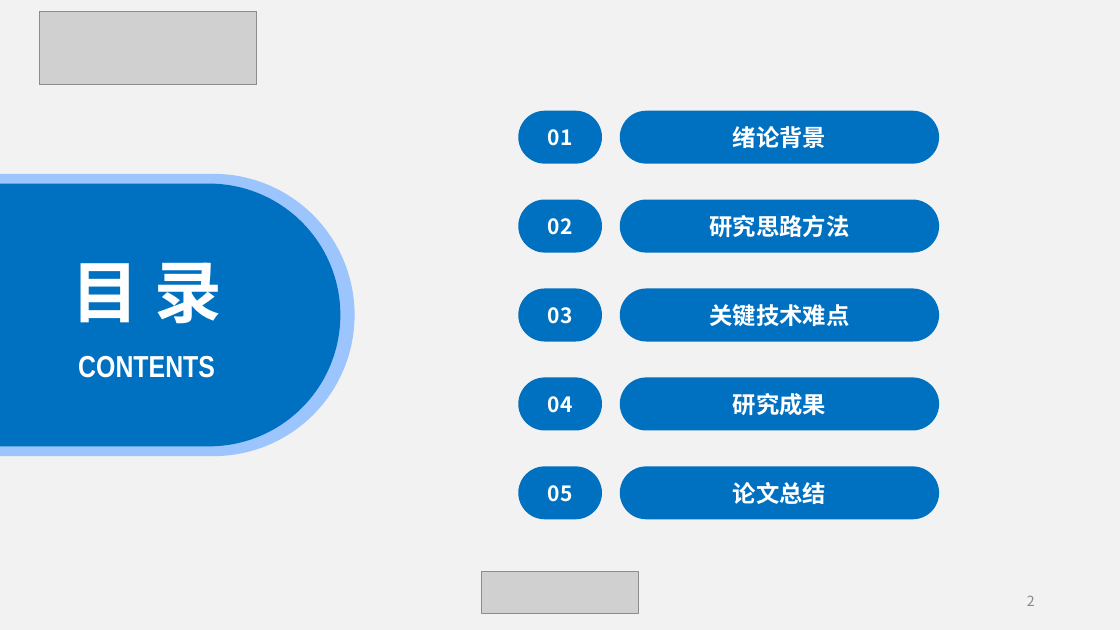
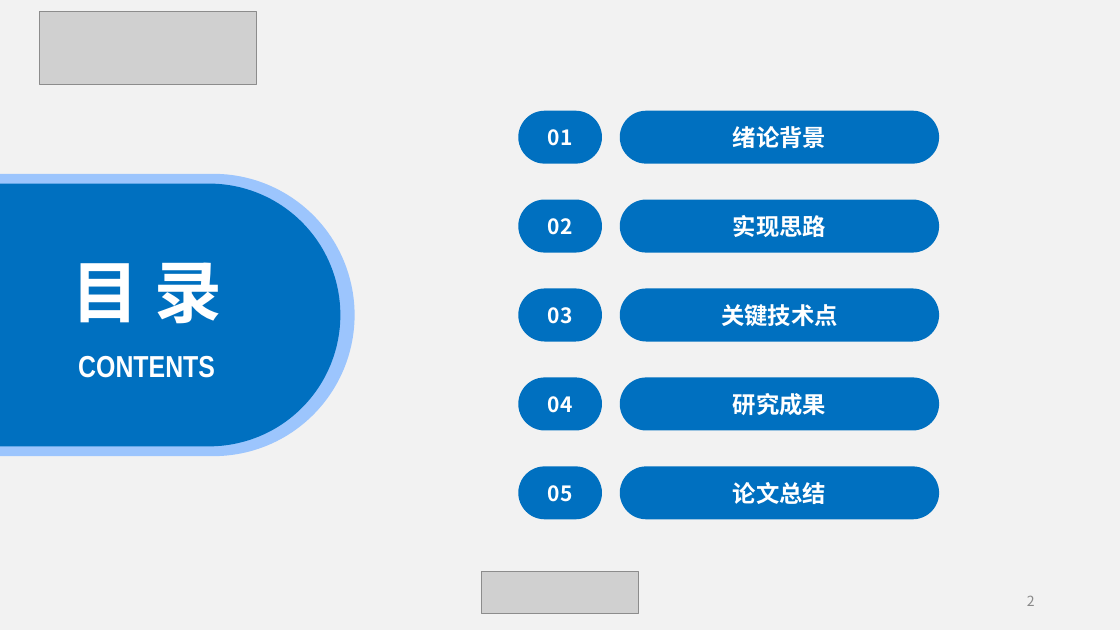
Before and after one commit to KIPKIPS/PocketCampusUnity, a slide deck: slide 2 of 基于Android的掌上校园APP开发答辩PPT.pptx. Drawn at 1120x630 pixels with LibreOffice and Linux fonts; fonts in the diff are those of the drawing; grey boxes stand for pictures. Boxes give left, top, right and bottom in pixels: in the first picture for what was removed or moved away, otherwise in the second. Text is boxed around its words. In the diff, an @@ line names an element or a change of style, - is before the commit and + after.

```diff
--- a/基于Android的掌上校园APP开发答辩PPT.pptx
+++ b/基于Android的掌上校园APP开发答辩PPT.pptx
@@ text in rounded rectangle at bbox=[733, 215, 826, 237]: text changed @@
-研究思路方法
+实现思路
@@ text in rounded rectangle at bbox=[721, 304, 838, 326]: text changed @@
-关键技术难点
+关键技术点
```
Also in this commit, not shown: 6 other slides changed, 1 other file.
